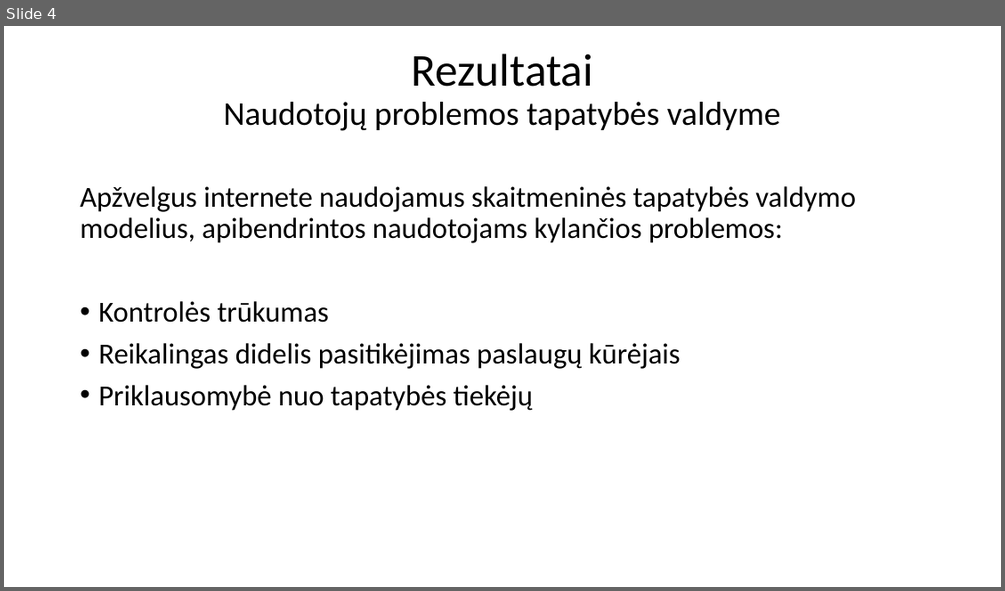
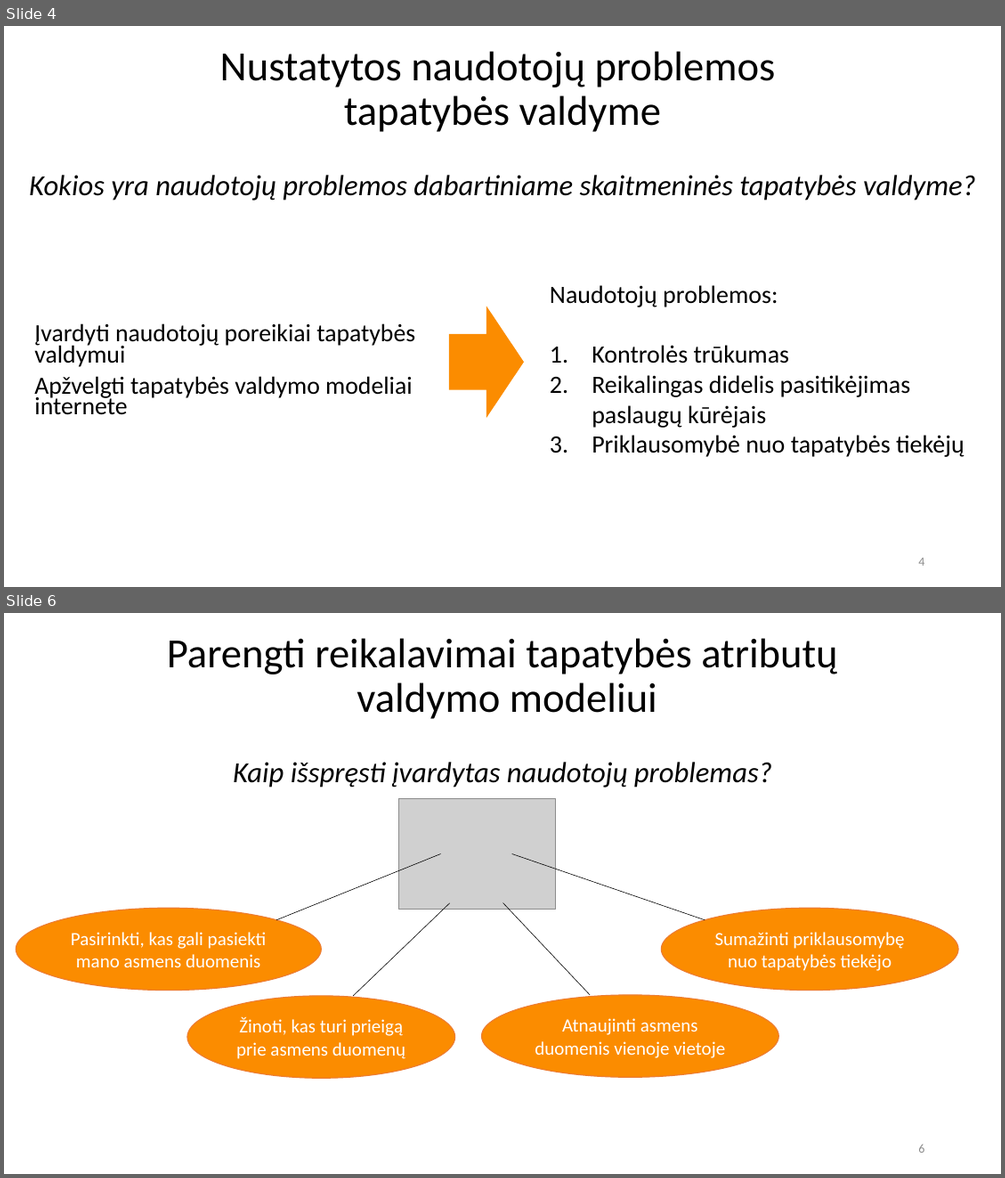
Before and after one commit to Ubaldas11/bachelor-thesis, a slide deck: BakalauroGynimas.pptx. Shown one above the other, each under a label of ours: slide 4 before the commit, slides 4 and 6 after it; the slides between them are not shown. The pictures are 1005x591 and 1005x1178 pixels, drawn with LibreOffice and Linux fonts; fonts in the diff are those of the drawing; grey boxes stand for pictures; background and template pictures are left out. Boxes give left, top, right and bottom in pixels: in the first picture for what was removed or moved away, otherwise in the second. Text is boxed around its words. In the diff, an @@ line names an element or a change of style, - is before the commit and + after.

```diff
--- a/BakalauroGynimas.pptx
+++ b/BakalauroGynimas.pptx
@@ slide 6 added at [4,613,1001,1174], background #FFFFFF @@
@@ title added at [167,638,837,719], 40 pt, text #000000 @@
+Parengti reikalavimai tapatybės atributų
+valdymo modeliui
@@ text added at [233,762,772,787], 28 pt, text #000000, italic @@
+Kaip išspręsti įvardytas naudotojų problemas?
@@ picture added at [399,798,556,908] @@
@@ line added from (276, 919) to (441, 854), #000000 0.5 pt @@
@@ line added from (704, 919) to (512, 854), #000000 0.5 pt @@
@@ line added from (353, 996) to (450, 903), #000000 0.5 pt @@
@@ line added from (591, 995) to (502, 903), #000000 0.5 pt @@
@@ ellipse added at [16,908,321,989], fill #FB8C00, outline #ED7D31 1 pt, 18 pt, text #FFFFFF @@
+Pasirinkti, kas gali pasiekti mano asmens duomenis
@@ ellipse added at [662,908,958,989], fill #FB8C00, outline #ED7D31 1 pt, 18 pt, text #FFFFFF @@
+Sumažinti priklausomybę nuo tapatybės tiekėjo
@@ ellipse added at [187,996,455,1078], fill #FB8C00, outline #ED7D31 1 pt, 18 pt, text #FFFFFF @@
+Žinoti, kas turi prieigą prie asmens duomenų
@@ ellipse added at [482,995,778,1078], fill #FB8C00, outline #ED7D31 1 pt, 18 pt, text #FFFFFF @@
+Atnaujinti asmens duomenis vienoje vietoje
@@ page number added at [918,1144,924,1152], 12 pt, text #8C8C8C @@
+6
@@ slide 4 changed as well @@
@@ title at [220,51,776,132]: text changed; size 32 to 40 pt @@
-Rezultatai
-Naudotojų problemos tapatybės valdyme
+Nustatytos naudotojų problemos
+tapatybės valdyme
@@ text added at [29,175,976,200], 28 pt, text #000000, italic @@
+Kokios yra naudotojų problemos dabartiniame skaitmeninės tapatybės valdyme?
@@ text added at [550,285,964,457], 24 pt, text #000000 @@
+  Naudotojų problemos:
+  1. Kontrolės trūkumas
+  2. Reikalingas didelis pasitikėjimas paslaugų kūrėjais
+  3. Priklausomybė nuo tapatybės tiekėjų
@@ right arrow added at [449,305,524,417], fill #FB8C00 @@
@@ text at [34,323,415,415]: text changed; size 28 to 23.8 pt @@
-Apžvelgus internete naudojamus skaitmeninės tapatybės valdymo modelius, apibendrintos naudotojams kylančios problemos:
-• Kontrolės trūkumas
-• Reikalingas didelis pasitikėjimas paslaugų kūrėjais
-• Priklausomybė nuo tapatybės tiekėjų
+Įvardyti naudotojų poreikiai tapatybės valdymui
+Apžvelgti tapatybės valdymo modeliai internete
@@ page number added at [918,557,924,565], 12 pt, text #8C8C8C @@
+4
```
Also in this commit, not shown: 5 other slides changed, 8 other slides added, 2 slides removed, 4 other files.
